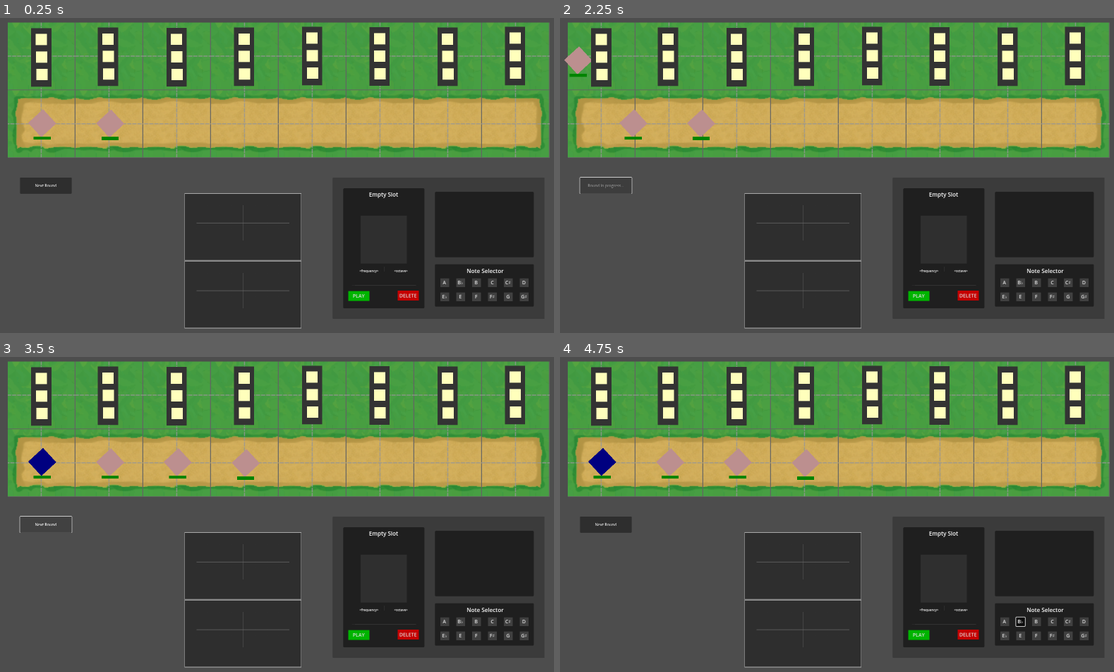
Above: before the commit, frames 1-4 (two rows, left to right).
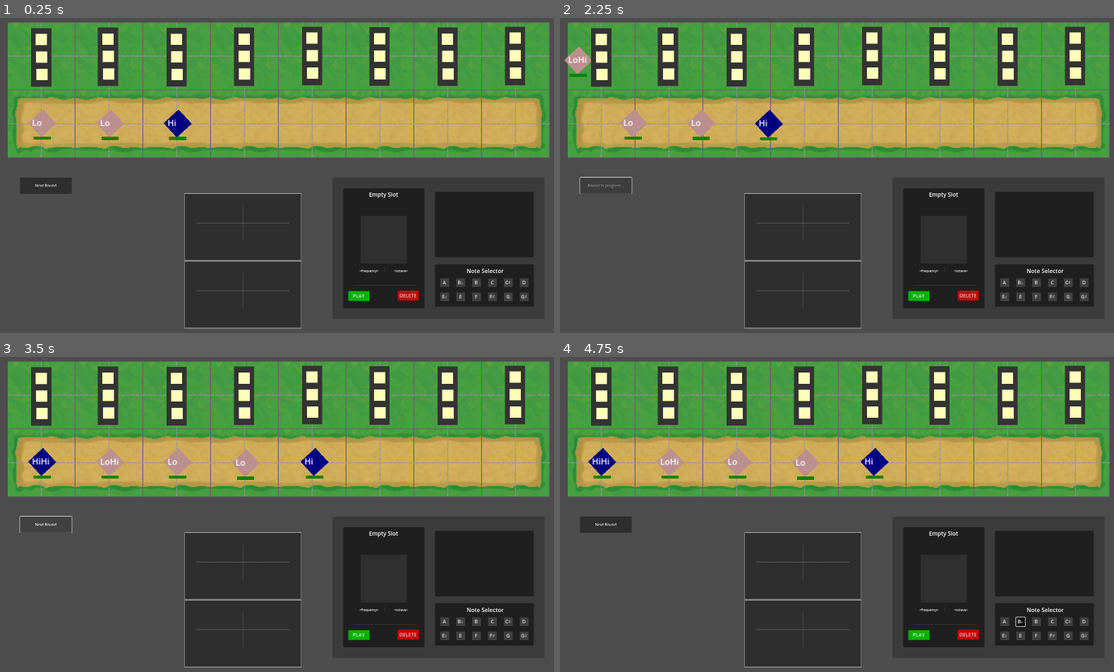
Above: after the commit, the same moments.

Repository: levyy7/Phantom-Frequencies
Game: Godot game, scene res://main_scene.tscn
Same seed, same stepped clock (60 frames per second), same inputs: the game is played once before the commit and once after it.
Inputs:
- Up to frame 1 (0.25 s): no input
- Up to frame 2 (2.25 s): click "PLAY" at 0.5 s; click "PLAY" at 1.25 s; click "Next Round" at 2 s
- Up to frame 3 (3.5 s): click "Next Round" at 2.75 s
- Up to frame 4 (4.75 s): click "A" at 3.5 s; click "B♭" at 4.25 s

The runs differ from the first frame. In frame 1, 0.3% of the frame differs, in the area x 5-35%, y 29-39%; in frame 2, 0.3%; in frame 3, 0.4%, in the area x 5-60%, y 28-39%; in frame 4, 0.4%.
Error in both runs: Assertion failed. (res://ui/tower_ui.gd:93)

Commit message:
rebasing

Diff:
--- a/enemy/Enemy.tscn
+++ b/enemy/Enemy.tscn
@@ -12,6 +12,9 @@
 
 [sub_resource type="StyleBoxFlat" id="StyleBoxFlat_6n6ua"]
 bg_color = Color(0, 0.517647, 0, 1)
+
+[sub_resource type="LabelSettings" id="LabelSettings_d1ty1"]
+font_size = 11
 
 [node name="Enemy" type="Node2D" groups=["enemies"]]
 position = Vector2(0, 1)
@@ -52,4 +55,12 @@
 value = 50.0
 show_percentage = false
 
+[node name="PrefText" type="Label" parent="."]
+offset_left = -12.0
+offset_top = -10.0
+offset_right = 22.0
+offset_bottom = 6.0
+text = "Hi->Lo"
+label_settings = SubResource("LabelSettings_d1ty1")
+
 [connection signal="gui_input" from="ColorRect/Control" to="." method="_on_control_gui_input"]
--- a/enemy/damage/high_frequency_enemy.gd
+++ b/enemy/damage/high_frequency_enemy.gd
@@ -1,10 +1,11 @@
-class_name HighFrequencyEnemy extends DamageHandler
+class_name HighFrequencyPreference extends Preference
 
 var cutoff = 660.0 # 7/12 and bove pass (perfect fifth)
 var color = Color.NAVY_BLUE
-func take_damage(hp: int, amount: Damage) -> int:
-	if(amount.freq.frequency>=cutoff):
-		hp -= amount.damage
-		hp = max(hp, 0)
-
-	return hp
+var text = "Hi"
+func fulfilled(frequencies) -> bool:
+	var highfreqfound = false
+	for freq in frequencies:
+		if(freq.frequency>=cutoff):
+			highfreqfound = true
+	return highfreqfound
--- a/enemy/damage/low_frequency_enemy.gd
+++ b/enemy/damage/low_frequency_enemy.gd
@@ -1,10 +1,11 @@
-class_name LowFrequencyEnemy extends DamageHandler
+class_name LowFrequencyPreference extends Preference
 
-var cutoff = 660.0 # below 7/12 pass (perfect fifth)
+var cutoff = 660.0 # 7/12 and bove pass (perfect fifth)
 var color = Color.ROSY_BROWN
-func take_damage(hp: int, amount: Damage) -> int:
-	if(amount.freq.frequency<cutoff):
-		hp -= amount.damage
-		hp = max(hp, 0)
-
-	return hp
+var text = "Lo"
+func fulfilled(frequencies) -> bool:
+	var highfreqfound = false
+	for freq in frequencies:
+		if(freq.frequency<cutoff):
+			highfreqfound = true
+	return highfreqfound
--- /dev/null
+++ b/enemy/damage/preference.gd
@@ -0,0 +1,6 @@
+class_name Preference
+
+func fulfilled(frequencies) -> bool:
+	assert(false, "Preference should implement fulfilled")
+
+	return false
--- a/enemy/enemy.gd
+++ b/enemy/enemy.gd
@@ -12,6 +12,7 @@
 var current_path: Curve2D
 
 var damage_handler: DamageHandler
+var preferences = []
 
 static var enemy_scene = preload("res://enemy/Enemy.tscn")
 
@@ -19,10 +20,16 @@
 signal is_done_moving
 signal enemy_clicked(enemy: Enemy)
 
-static func create_enemy(dmg: DamageHandler) -> Enemy:
+static func prefToText(preferences):
+	var texts=[]
+	for pref in preferences:
+		texts.append(pref.text)
+	return "".join(texts)
+static func create_enemy(preferences) -> Enemy:
 	var enemy: Enemy = enemy_scene.instantiate()
-	enemy.damage_handler = dmg
-	enemy.color = enemy.damage_handler.color
+	enemy.preferences = preferences
+	enemy.prefText = prefToText(preferences)
+	enemy.color = enemy.preferences[0].color # should be better
 	return enemy
 
 
@@ -38,6 +45,11 @@
 
 	_path_progress = 0.0
 
+var prefText: String = "NoText":
+	set(new_text):
+		prefText=new_text
+		$PrefText.text=new_text
+
 var color: Color = Color.BLACK:
 	set(new_color):
 		color=new_color
@@ -51,11 +63,19 @@
 
 
 func take_damage(_amount: Damage) -> void:
-	hp = damage_handler.take_damage(hp, _amount)
-	health_bar.value = hp
-	if hp <= 0:
+	pass
+	#hp = damage_handler.take_damage(hp, _amount)
+	#health_bar.value = hp
+	#if hp <= 0:
+	#	die()
+
+
+func become_affected(frequencies):
+	if preferences[0].fulfilled(frequencies):
+		preferences.pop_front()
+	prefText = prefToText(preferences)
+	if len(preferences)<1:
 		die()
-
 
 func _process(delta: float) -> void:
 	if current_path != null:
--- /dev/null
+++ b/level/level.gd
@@ -0,0 +1,39 @@
+class_name Level
+var name: String
+var description:String
+var tiles:int
+var inital_preferences
+var upcoming_preferences
+func fromTextToPreferenceList(text):
+	var preferences = []
+	for pref in text.split("->"):
+		if pref == "Hi":
+			preferences.append(HighFrequencyPreference.new())
+		if pref == "Lo":
+			preferences.append(LowFrequencyPreference.new())
+	return preferences
+
+func getInitialGhosts():
+	var ghosts = []
+	for preferences in inital_preferences:
+		preferences = fromTextToPreferenceList(preferences)
+		var newEnemy = Enemy.create_enemy(preferences)
+		ghosts.append(newEnemy)
+	return ghosts
+
+func getUpcomingGhosts():
+	var ghosts = []
+	for preferences in upcoming_preferences:
+		preferences = fromTextToPreferenceList(preferences)
+		var newEnemy = Enemy.create_enemy(preferences)
+		ghosts.append(newEnemy)
+	return ghosts
+
+static func create_level(name,description,tiles,inital_preferences,upcoming_preferences) -> Level:
+	var level: Level = Level.new()
+	level.name = name
+	level.description = description
+	level.tiles = tiles
+	level.inital_preferences = inital_preferences
+	level.upcoming_preferences = upcoming_preferences
+	return level
--- a/main_scene.gd
+++ b/main_scene.gd
@@ -2,31 +2,21 @@
 extends Node2D
 
 var is_paused: bool = true
+var upcomingGhosts = []
+var level0 = Level.create_level("level0","introduces pitches",8,["Lo","Lo","Hi"],["Lo->Hi","Hi->Hi","Lo->Lo"])
 
-
-var level0 = {
-	"name": "level0",
-	"description": "introduces pitches",
-	"tiles":8,
-	"startingGhosts":[LowFrequencyEnemy,LowFrequencyEnemy],
-	"startingTowers":[],
-	"upcomingGhosts":[LowFrequencyEnemy,HighFrequencyEnemy,HighFrequencyEnemy,HighFrequencyEnemy],
-	}
 var levels = [level0]
 func init_level(level):
-	var damage_handlers = level["startingGhosts"]
-	var ghosts = []
-	for damage_handler in damage_handlers:
-		var newEnemy = Enemy.create_enemy(damage_handler.new())
-		ghosts.append(newEnemy)
-	$Map/TileManager.fill_with_enemies(ghosts)
-	popNextGhost(level)
+	var initalGhosts = level.getInitialGhosts()
+	upcomingGhosts = level.getUpcomingGhosts()
 
-func popNextGhost(level):
-	var next_damage_handler = level["upcomingGhosts"].pop_front()
-	if (next_damage_handler):
-		var newEnemy = Enemy.create_enemy(next_damage_handler.new())
-		$Map/TileManager.ini_turn(newEnemy)
+	$Map/TileManager.fill_with_enemies(initalGhosts)
+	popNextGhost()
+
+func popNextGhost():
+	var next_ghost = upcomingGhosts.pop_front()
+	if (next_ghost):
+		$Map/TileManager.ini_turn(next_ghost)
 	else:
 		$Map/TileManager.ini_turn(null)
 func play_one_round():
@@ -42,7 +32,7 @@
 
 	tile_manager.end_turn()
 	var level = levels[0]
-	popNextGhost(level)
+	popNextGhost()
 
 	await tile_manager.turn_finished
 	print("Turn finished")
--- a/map/tile_manager.gd
+++ b/map/tile_manager.gd
@@ -74,6 +74,8 @@
 			continue
 
 		currentGT.tower_slot_group.shoot_bullets(currentPT, soundOn, glowTimer)
+		currentGT.tower_slot_group.affectEnemies(currentPT)
+
 
 		# Wait for the timer's timeout signal (2 seconds)
 		await(shotTimer.timeout)
--- a/towers/tower_slot_group.gd
+++ b/towers/tower_slot_group.gd
@@ -53,11 +53,19 @@
 	# Enable the glowing effect
 	assert(glowing == false, "Must not have been glowing when we begin shooting")
 	glowing = true
-
 	for node: TowerSlot in tower_slot_children():
 		node.shoot_bullet(target, soundOn)
 
 	timer.timeout.connect(disable_glow)
+
+func affectEnemies(target: PathTile):
+	var frequencies=[]
+	for node: TowerSlot in tower_slot_children():
+		if(node.has_shooter()):
+			frequencies.append(node.current_shooter.current_frequency()) #shoot_bullet(target)
+	var enemy = target.get_enemy()
+	if (enemy):
+		enemy.become_affected(frequencies)
 
 func disable_glow():
 	glowing = false
Not shown: 1 places in enemy/Enemy.tscn that only renumber resources
